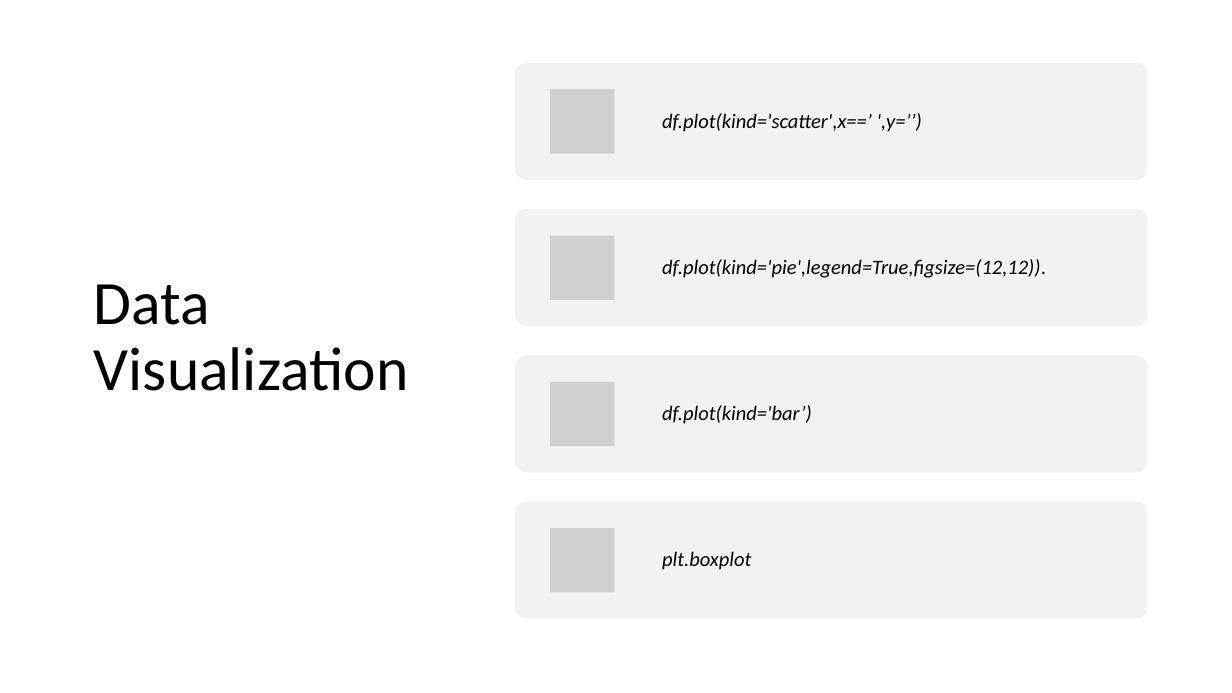
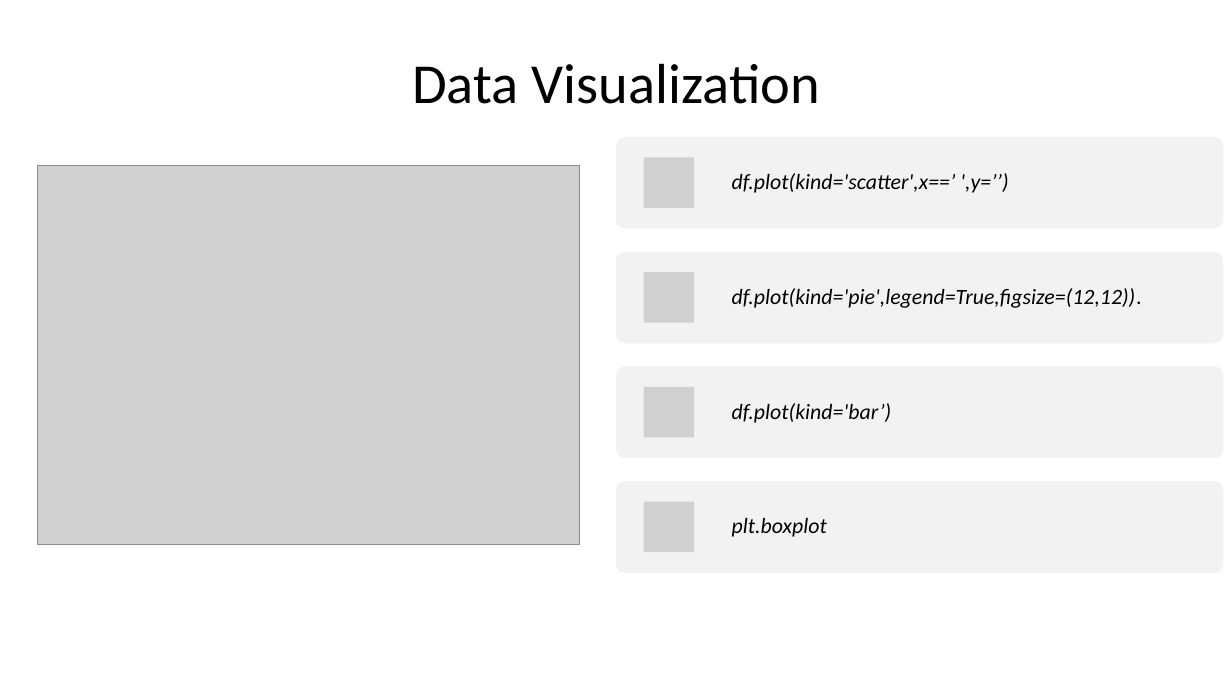
Before and after one commit to vaddhiparthy/credit_risk, a slide deck: slide 6 of CreditRisk_PPT_Vaddhiparthy.pptx. Drawn at 1232x693 pixels with LibreOffice and Linux fonts; fonts in the diff are those of the drawing; grey boxes stand for pictures. Boxes give left, top, right and bottom in pixels: in the first picture for what was removed or moved away, otherwise in the second. Text is boxed around its words. In the diff, an @@ line names an element or a change of style, - is before the commit and + after.

Commit message:
Presentations

```diff
--- a/CreditRisk_PPT_Vaddhiparthy.pptx
+++ b/CreditRisk_PPT_Vaddhiparthy.pptx
@@ text "Data Visualization": place and size @@
-text "Data Visualization" at box(94, 284, 408, 391)
+text "Data Visualization" at box(412, 63, 820, 104)
@@ text "Data Visualization" at box(412, 63, 820, 104): size 48 to 44 pt; alignment left to centre; line spacing 0.9 to 1; vertical alignment middle to top @@
@@ rounded rectangle: place and size @@
-rounded rectangle at box(515, 63, 1148, 180)
+rounded rectangle at box(616, 137, 1224, 228)
@@ size 16 to 17 pt in 4 elements at box(732, 403, 892, 423), box(732, 288, 1142, 308), box(732, 518, 827, 537), box(732, 173, 1008, 193) @@
@@ text "df.plot(kind='scatter',x==’ ',y=’’)": place and size @@
-text "df.plot(kind='scatter',x==’ ',y=’’)" at box(662, 113, 922, 132)
+text "df.plot(kind='scatter',x==’ ',y=’’)" at box(732, 173, 1008, 193)
@@ picture added at box(37, 165, 579, 544) @@
@@ rounded rectangle: place and size @@
-rounded rectangle at box(515, 209, 1148, 326)
+rounded rectangle at box(616, 251, 1224, 343)
@@ text "df.plot(kind='pie',legend=True,figsize=(12,12)).": place and size @@
-text "df.plot(kind='pie',legend=True,figsize=(12,12))." at box(662, 259, 1046, 278)
+text "df.plot(kind='pie',legend=True,figsize=(12,12))." at box(732, 288, 1142, 308)
@@ rounded rectangle: place and size @@
-rounded rectangle at box(515, 356, 1148, 473)
+rounded rectangle at box(616, 366, 1224, 457)
@@ text "df.plot(kind='bar’)": place and size @@
-text "df.plot(kind='bar’)" at box(662, 405, 812, 424)
+text "df.plot(kind='bar’)" at box(732, 403, 892, 423)
@@ rounded rectangle: place and size @@
-rounded rectangle at box(515, 502, 1148, 619)
+rounded rectangle at box(616, 482, 1224, 573)
@@ group added at box(644, 157, 695, 553): 4 pictures @@
@@ text "plt.boxplot": place and size @@
-text "plt.boxplot" at box(662, 551, 751, 570)
+text "plt.boxplot" at box(732, 518, 827, 537)
@@ group removed at box(550, 90, 615, 592): 4 pictures @@
```
Also in this commit, not shown: 2 other slides changed, 4 slides added, 8 slides removed, 1 other file.
